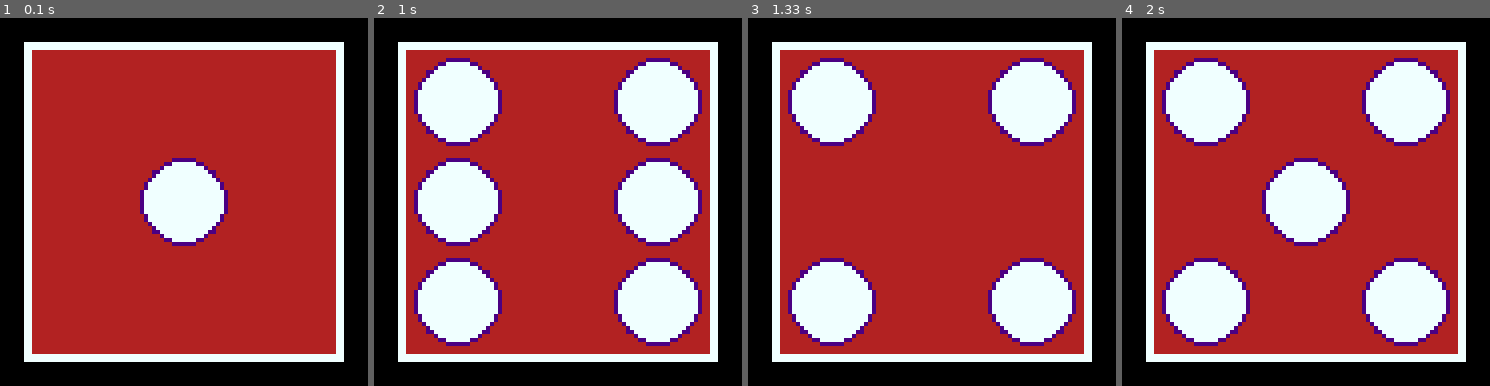
Above: before the commit, frames 1-4 (left to right).
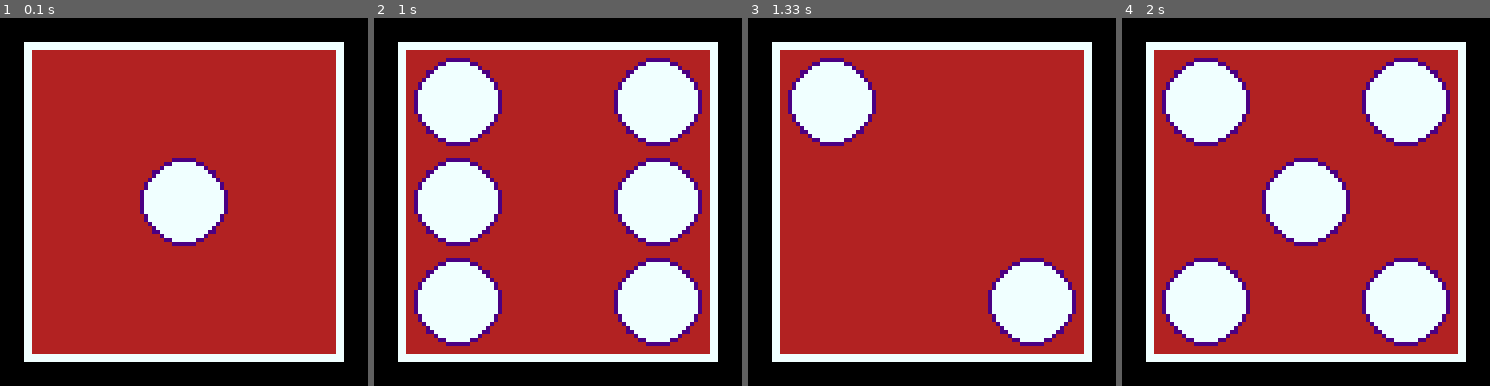
Above: after the commit, the same moments.

Repository: hitbox/scratch
Game: pygame game, started from pygame/dicepips.py
Same seed, same stepped clock (60 frames per second), same inputs: the game is played once before the commit and once after it.
Inputs:
- Up to frame 1 (0.1 s): no input
- Up to frame 2 (1 s): tap Space at 0.33 s; hold Right from 0.67 s (still down)
- Up to frame 3 (1.33 s): release Right at 1.13 s
- Up to frame 4 (2 s): no input

Frames 1-2 are identical in both runs. In frame 3, 8.7% of the frame differs, in the area x 10-90%, y 10-90%; in frame 4, nothing differs.

Commit message:
dicepips
- just call draw instead of making events

Diff:
--- a/pygame/dicepips.py
+++ b/pygame/dicepips.py
@@ -48,7 +48,7 @@
                 self.index = (self.index + random.randint(1, 5)) % len(self.blits)
                 self.roll -= 1
                 self.timer = (self.timer + self.elapsed) % self.roll_interval
-                pygamelib.post_videoexpose()
+                self.draw()
             else:
                 self.timer += self.elapsed
 
